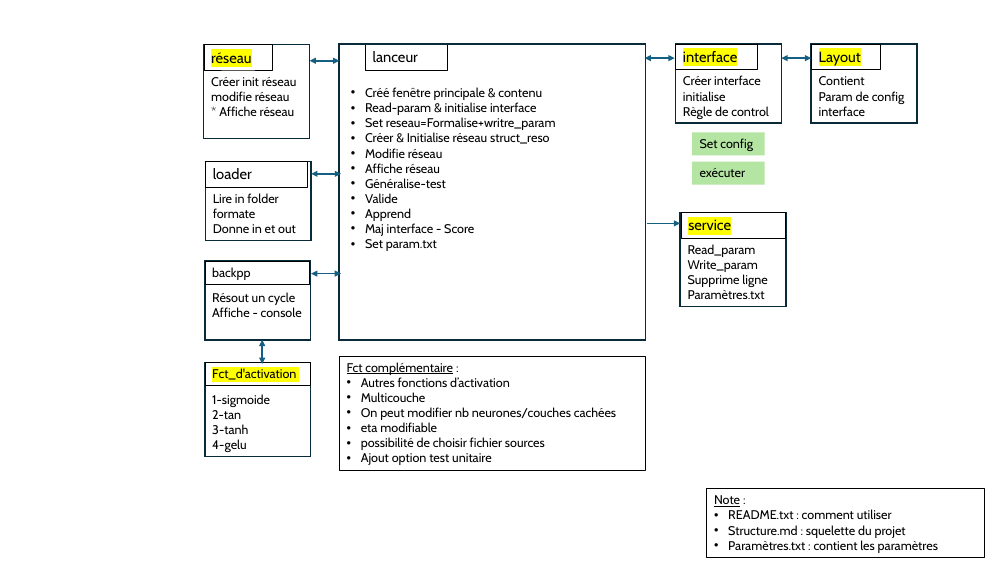
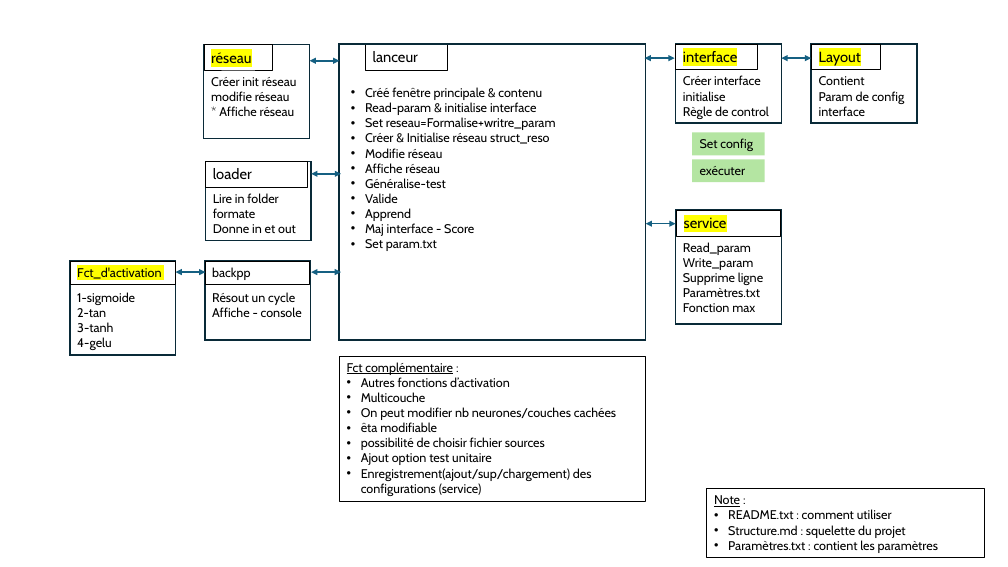
Before and after one commit to mekaeli/ELE767_CODES, a slide deck: slide 2 of 1_Laboratoire MLP/projet1.pptx. Drawn at 1008x567 pixels with LibreOffice and Linux fonts; fonts in the diff are those of the drawing. Boxes give left, top, right and bottom in pixels: in the first picture for what was removed or moved away, otherwise in the second. Text is boxed around its words. In the diff, an @@ line names an element or a change of style, - is before the commit and + after.

```diff
--- a/1_Laboratoire MLP/projet1.pptx
+++ b/1_Laboratoire MLP/projet1.pptx
@@ arrow moved from (647, 224) - (681, 224) to (676, 224) - (646, 224) @@
@@ arrow (676, 224) - (646, 224): arrow to double arrow @@
@@ rectangle: place and size @@
-rectangle at [681, 212, 786, 307]
+rectangle at [676, 210, 782, 324]
@@ rectangle "service": place and size @@
-rectangle "service" at [681, 212, 785, 238]
+rectangle "service" at [677, 210, 780, 236]
@@ 2 rectangles, 1 text: place and size @@
-2 rectangles, 1 text at [205, 362, 311, 457]
+2 rectangles, 1 text at [70, 261, 175, 355]
@@ double arrow added from (206, 272) to (175, 272), #156082 1.5 pt @@
@@ text at [683, 303, 755, 312]: paragraph added @@
+Fonction max
@@ double arrow removed from (262, 340) to (262, 364) @@
@@ rectangle "Fct complémentaire :": place and size @@
-rectangle "Fct complémentaire :" at [340, 356, 645, 470]
+rectangle "Fct complémentaire :" at [340, 356, 645, 501]
@@ text in rectangle at [361, 422, 437, 432]: text changed @@
-• eta modifiable
+• êta modifiable
@@ text in rectangle at [361, 468, 592, 496]: paragraph added @@
+• Enregistrement(ajout/sup/chargement) des configurations (service)
```
Also in this commit, not shown: 32 other files.
